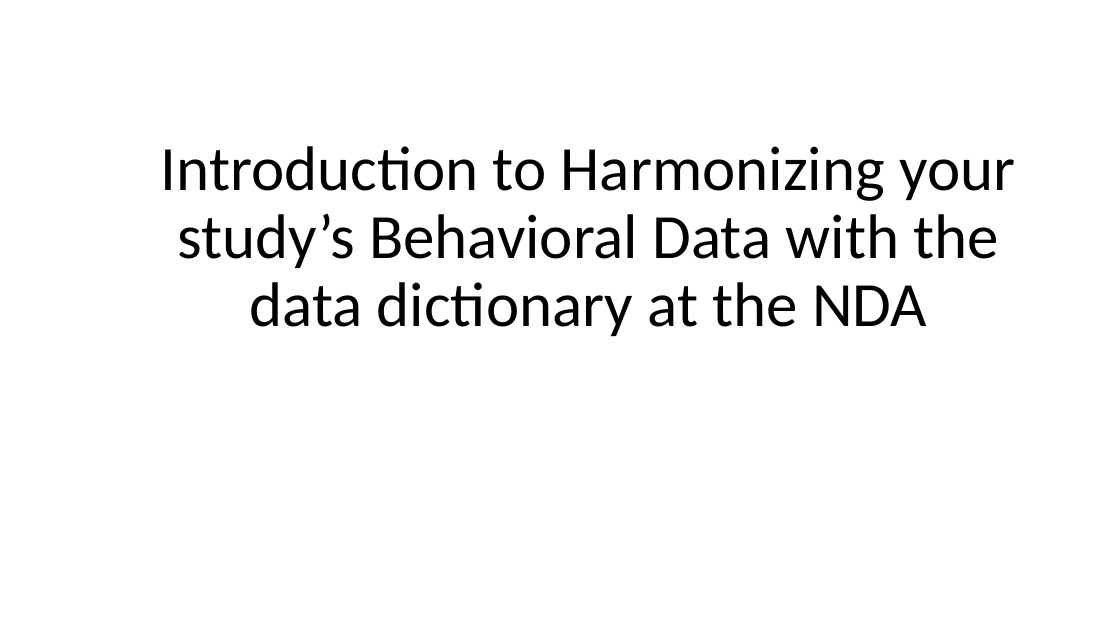
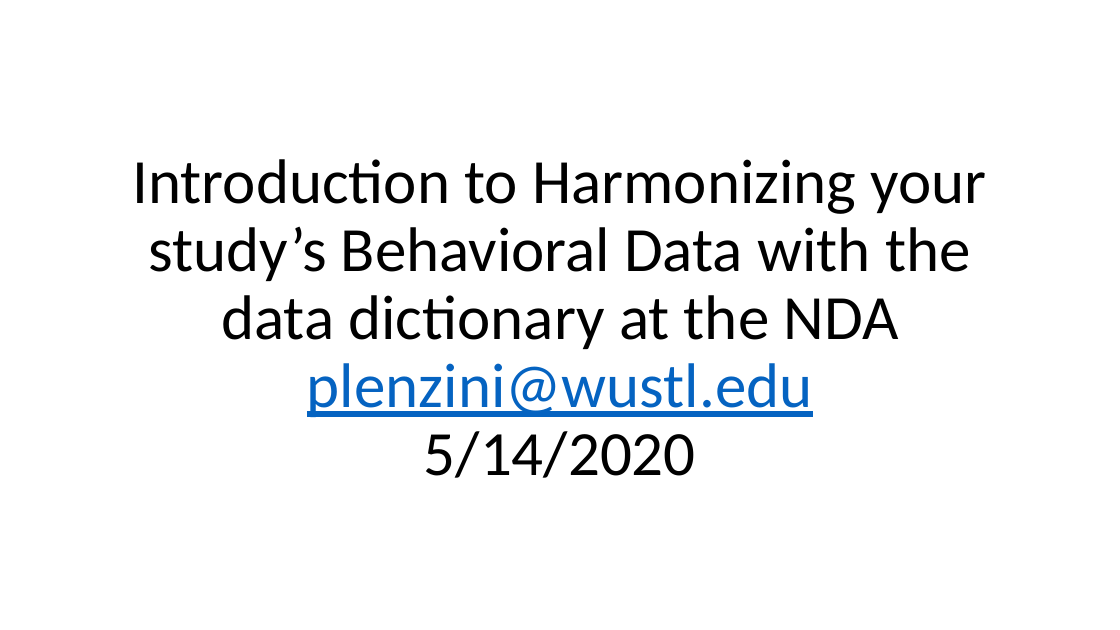
Before and after one commit to humanconnectome/NDA_submissions, a slide deck: slide 1 of Intro to Behavioral Data Harmonization with the NDA for Redcap and Box users.pptx. Drawn at 1120x630 pixels with LibreOffice and Linux fonts; fonts in the diff are those of the drawing. Boxes give left, top, right and bottom in pixels: in the first picture for what was removed or moved away, otherwise in the second. Text is boxed around its words. In the diff, an @@ line names an element or a change of style, - is before the commit and + after.

```diff
--- a/Intro to Behavioral Data Harmonization with the NDA for Redcap and Box users.pptx
+++ b/Intro to Behavioral Data Harmonization with the NDA for Redcap and Box users.pptx
@@ title at <box>132,159,987,478</box>: text changed @@
-Introduction to Harmonizing your study’s Behavioral Data with the data dictionary at the NDA
+Introduction to Harmonizing your study’s Behavioral Data with the data dictionary at the NDA
+plenzini@wustl.edu
+5/14/2020
```
Also in this commit, not shown: 1 other slide changed, 2 other files.
